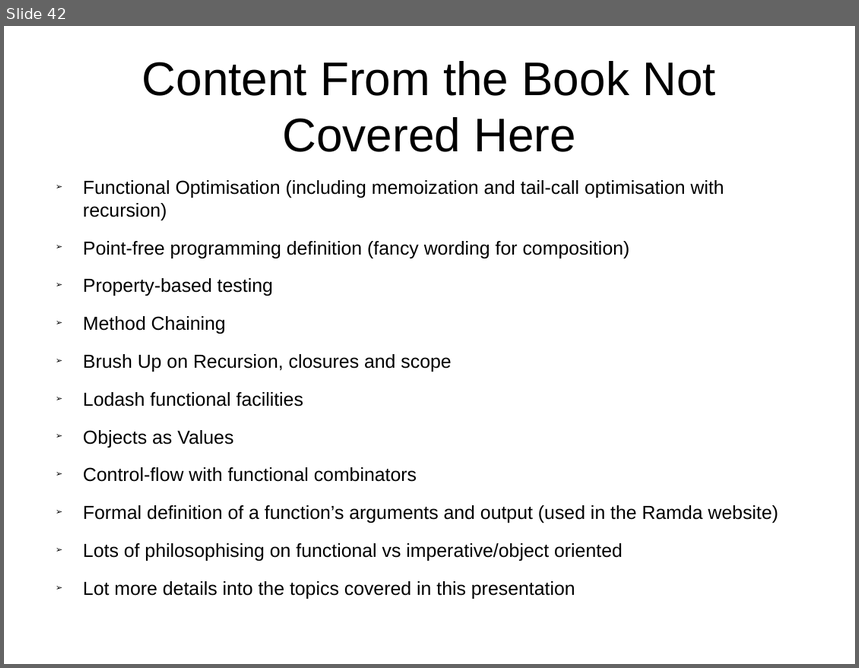
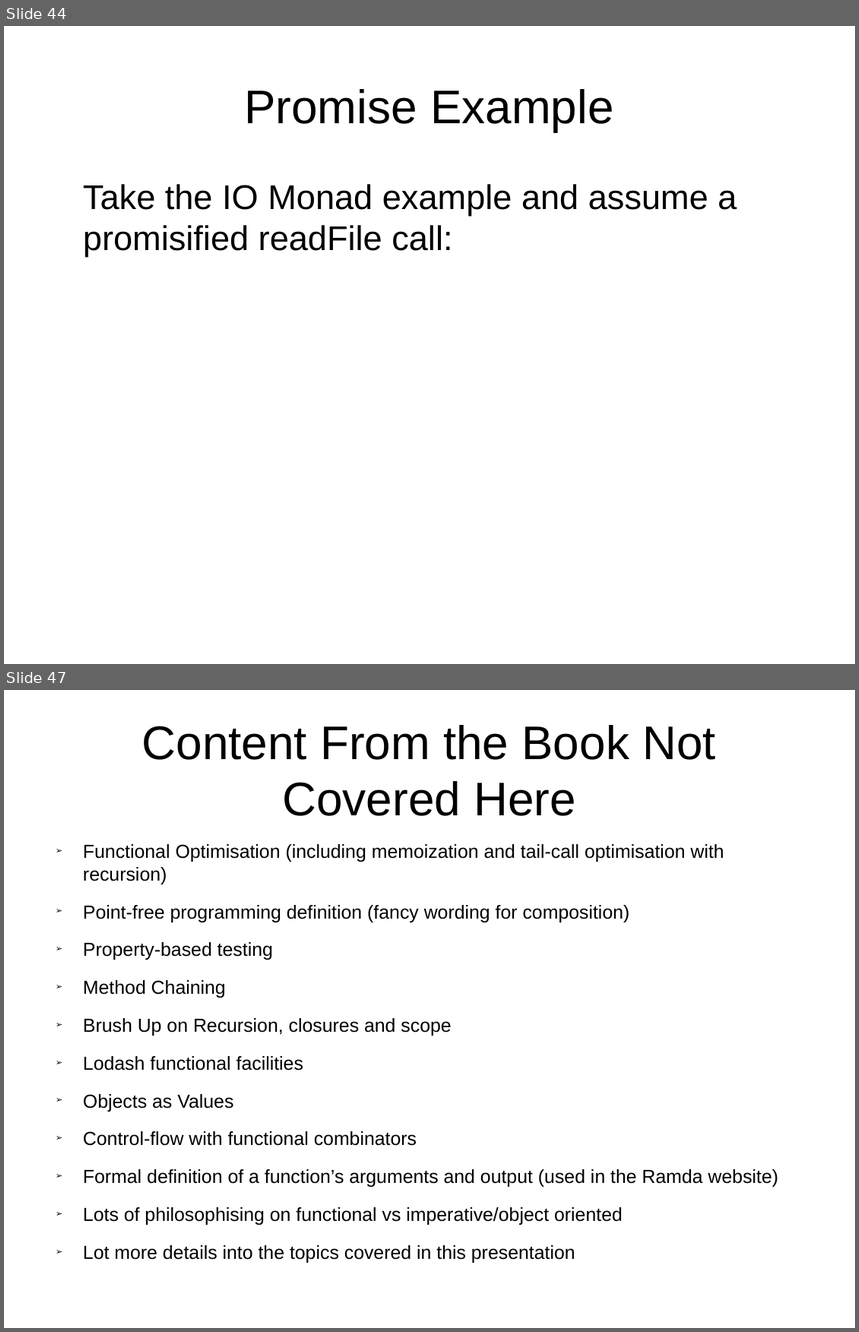
Before and after one commit to Magnitus-/FunctionalJsPresentation, a slide deck: Slides.odp. Shown one above the other, each under a label of ours: slide 42 before the commit, slides 44 and 47 after it; the slides between them are not shown. The pictures are 859x668 and 859x1332 pixels, drawn with LibreOffice and Linux fonts; fonts in the diff are those of the drawing. Boxes give left, top, right and bottom in pixels: in the first picture for what was removed or moved away, otherwise in the second. Text is boxed around its words. In the diff, an @@ line names an element or a change of style, - is before the commit and + after.

Commit message:
Only one example missing

```diff
--- a/Slides.odp
+++ b/Slides.odp
@@ slide 44 added at bbox=[4, 26, 855, 664], background #FFFFFF @@
@@ title added at bbox=[244, 89, 614, 132], 44 pt, text #000000 @@
+Promise Example
@@ text added at bbox=[83, 184, 737, 257], 32 pt, text #000000 @@
+Take the IO Monad example and assume a promisified readFile call:
@@ what was slide 42 is now slide 47 @@
```
Also in this commit, not shown: 1 slide changed, 4 other slides added.
